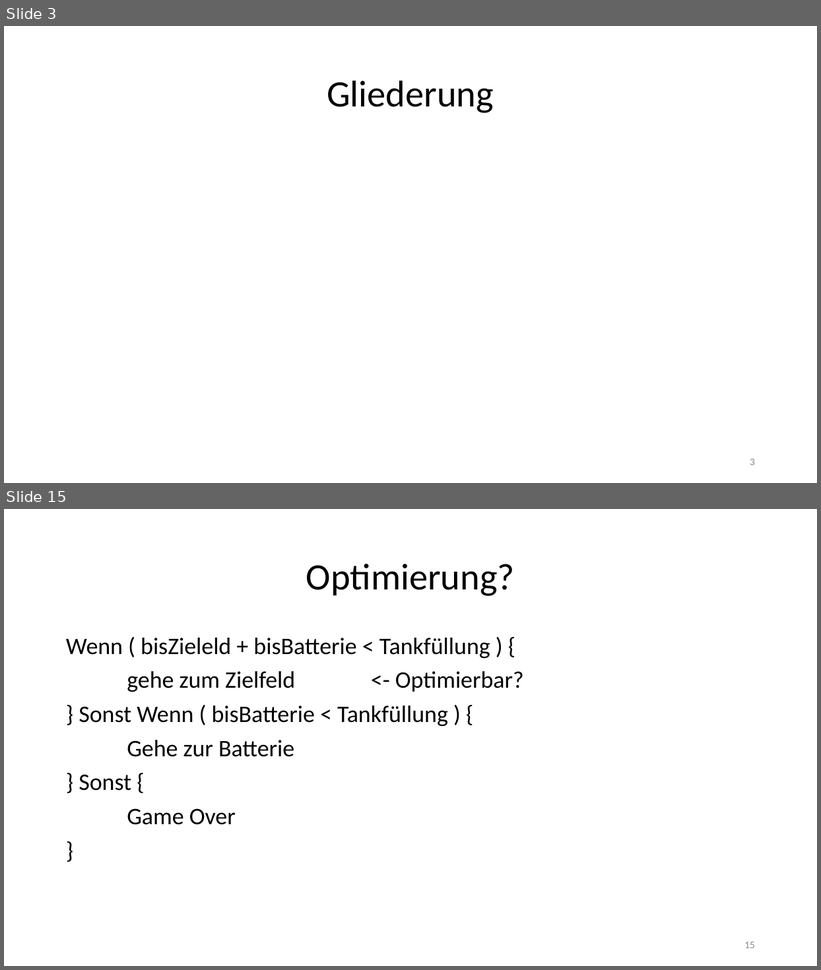
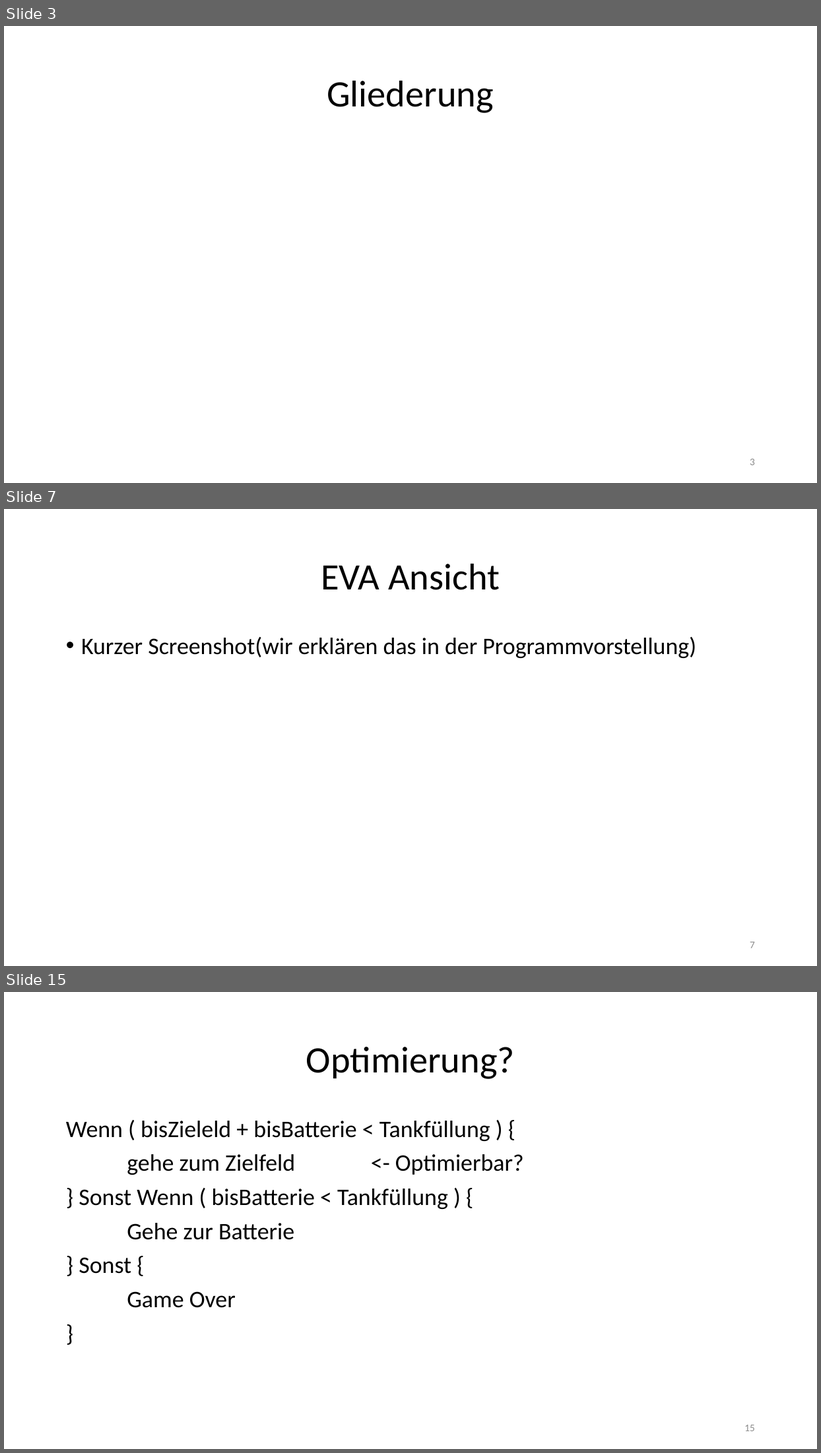
Before and after one commit to jhbruhn/fmes, a slide deck: Dokumentation/Roboter.pptx. Shown one above the other, each under a label of ours: slides 3 and 15 before the commit, slides 3, 7 and 15 after it; the slides between them are not shown. The pictures are 821x970 and 821x1453 pixels, drawn with LibreOffice and Linux fonts; fonts in the diff are those of the drawing. Boxes give left, top, right and bottom in pixels: in the first picture for what was removed or moved away, otherwise in the second. Text is boxed around its words. In the diff, an @@ line names an element or a change of style, - is before the commit and + after.

```diff
--- a/Dokumentation/Roboter.pptx
+++ b/Dokumentation/Roboter.pptx
@@ slide 7 added at bbox=[4, 509, 817, 966], background #FFFFFF @@
@@ title added at bbox=[321, 563, 500, 590], 44 pt, text #000000 @@
+EVA Ansicht
@@ text added at bbox=[81, 637, 696, 658], 28 pt, text #000000 @@
+• Kurzer Screenshot(wir erklären das in der Programmvorstellung)
@@ page number added at bbox=[750, 942, 755, 949], 12 pt, text #8C8C8C @@
+7
```
Also in this commit, not shown: 5 slides changed, 6 other slides added, 7 slides removed, 9 other files.
